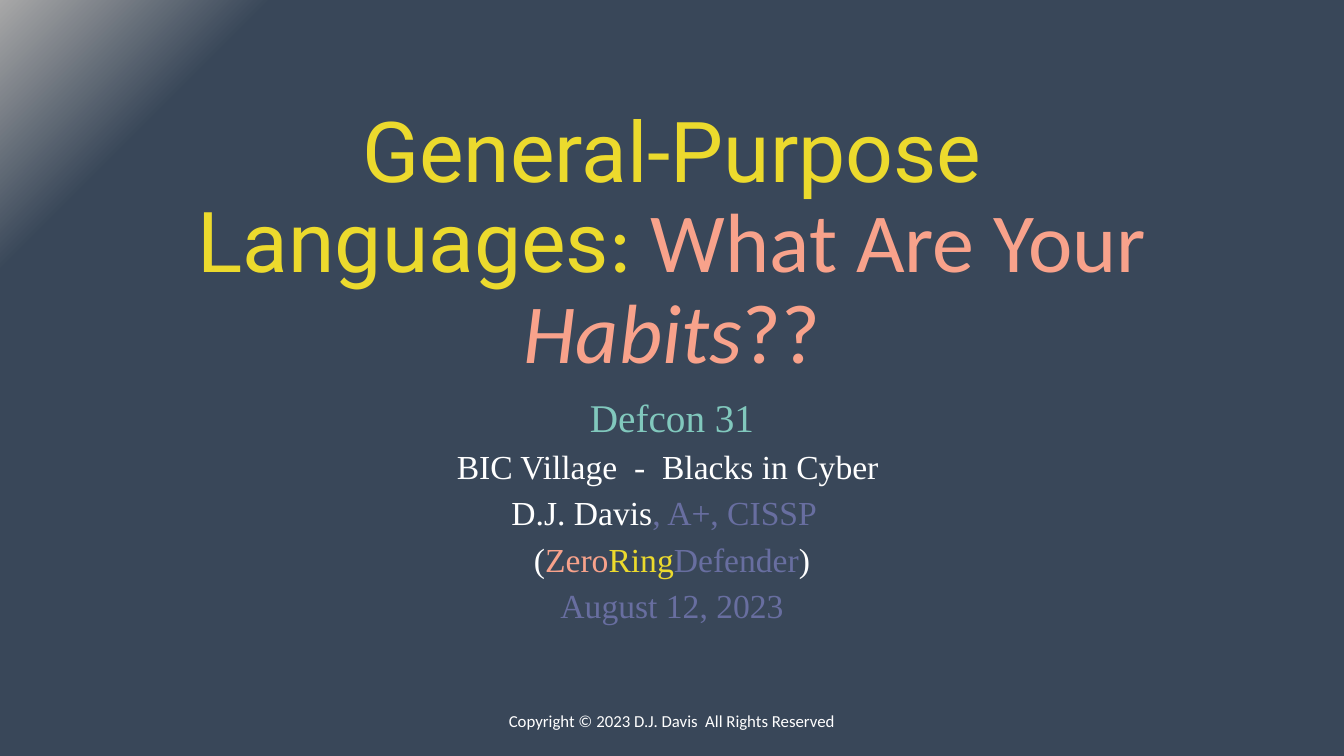
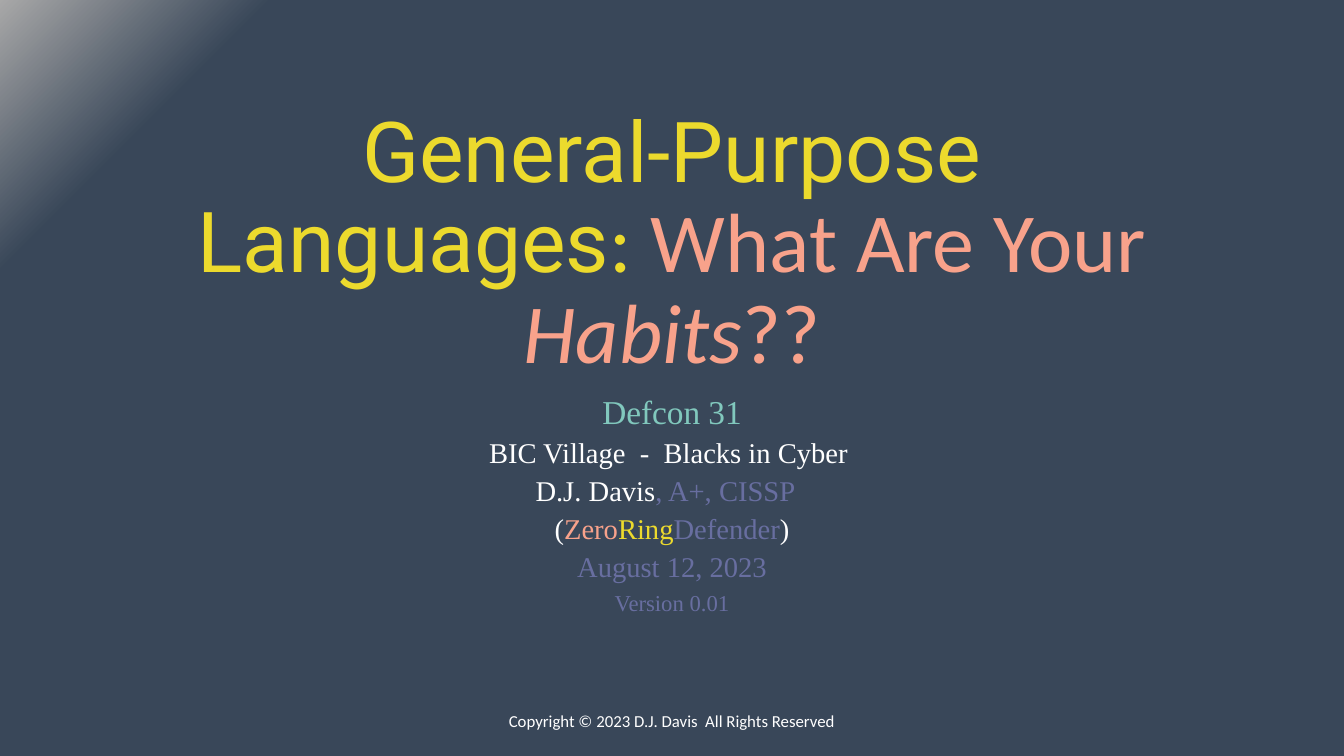
Before and after one commit to ipv3/DC31-BIC, a slide deck: slide 2 of Presentation.pptx. Drawn at 1344x756 pixels with LibreOffice and Linux fonts; fonts in the diff are those of the drawing. Boxes give left, top, right and bottom in pixels: in the first picture for what was removed or moved away, otherwise in the second. Text is boxed around its words. In the diff, an @@ line names an element or a change of style, - is before the commit and + after.

```diff
--- a/Presentation.pptx
+++ b/Presentation.pptx
@@ subtitle at bbox=[489, 400, 848, 583]: size 28 to 23.8 pt in "Defcon 31"; size 24 to 20.4 pt in "BIC Village - Blacks in Cyber", "D.J. Davis, A+, CISSP", "(ZeroRingDefender)", "August 12, 2023"; line spacing 0.8 to 0.7 @@
@@ subtitle at bbox=[615, 596, 730, 611]: paragraph added @@
+Version 0.01
```
Also in this commit, not shown: 9 other slides changed.
